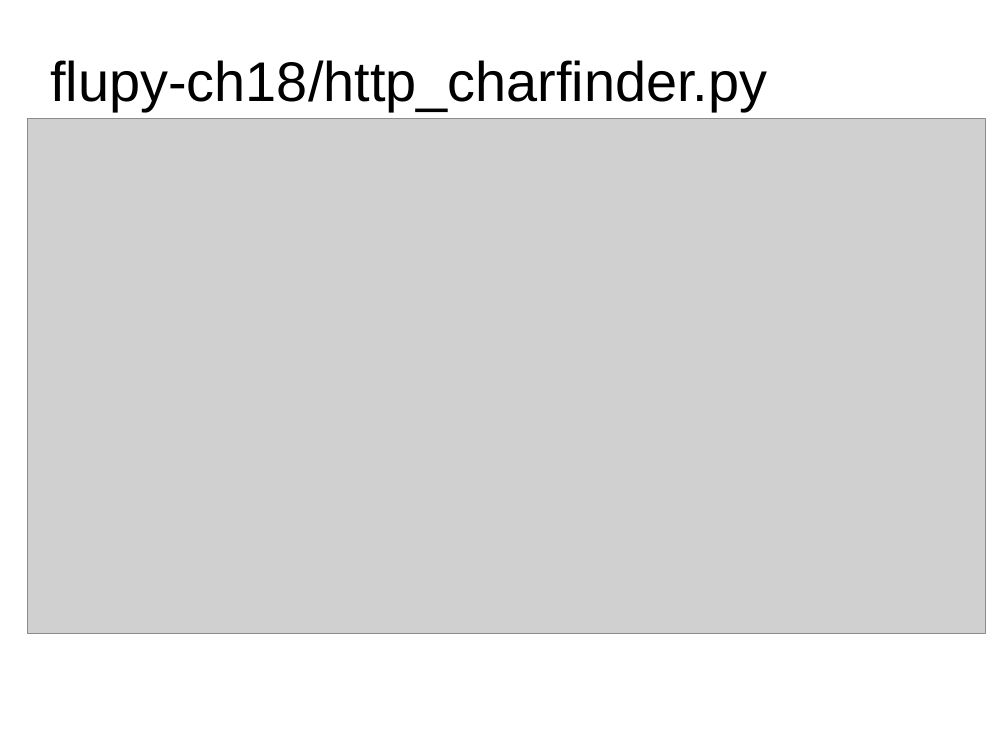
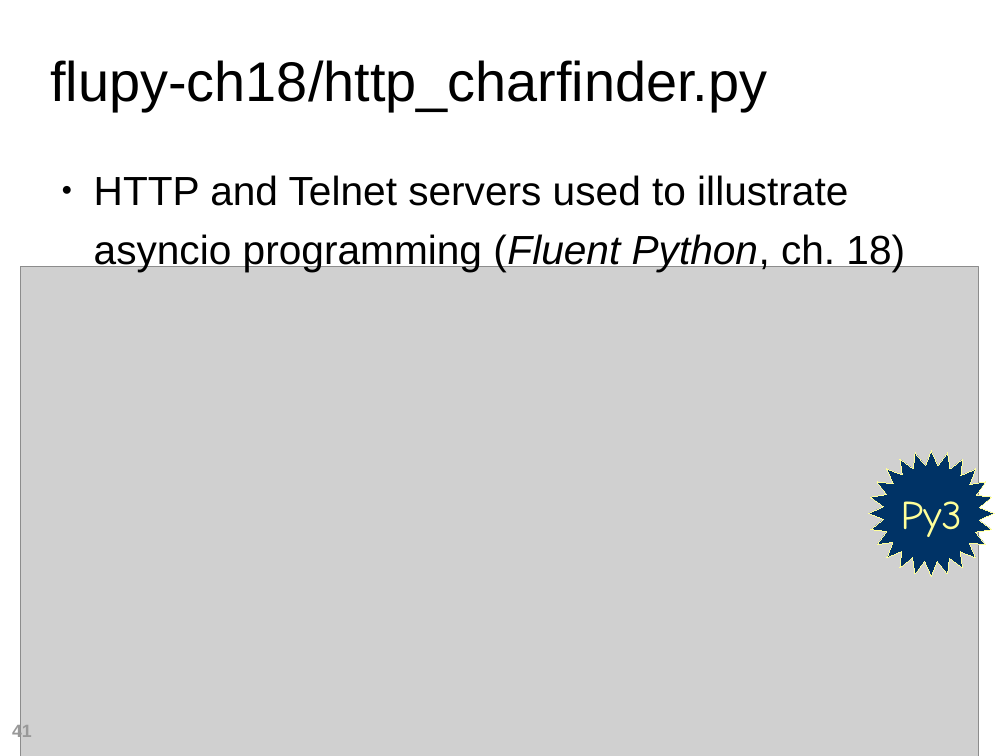
Before and after one commit to fluentpython/unicode-solutions, a slide deck: slide 41 of unicode-solutions.odp (slide 22 before the commit). Drawn at 1008x756 pixels with LibreOffice and Linux fonts; fonts in the diff are those of the drawing; grey boxes stand for pictures; background and template pictures are left out. Boxes give left, top, right and bottom in pixels: in the first picture for what was removed or moved away, otherwise in the second. Text is boxed around its words. In the diff, an @@ line names an element or a change of style, - is before the commit and + after.

```diff
--- a/unicode-solutions.odp
+++ b/unicode-solutions.odp
@@ text added at (94,175,905,272), 32 pt, text #000000 @@
+● HTTP and Telnet servers used to illustrate asyncio programming (Fluent Python, ch. 18)
@@ picture: place and size @@
-picture at (27,119,986,633)
+picture at (20,267,979,756)
@@ freeform shape added at (869,451,994,576), fill #003366, outline #FFFF99 0 pt, 32 pt, text #FFFF99 @@
+Py3
@@ page number added at (12,723,32,741), 14 pt, text #999999, bold @@
+41
```
Also in this commit, not shown: 15 other slides changed, 26 slides added, 8 slides removed, 26 other files.
